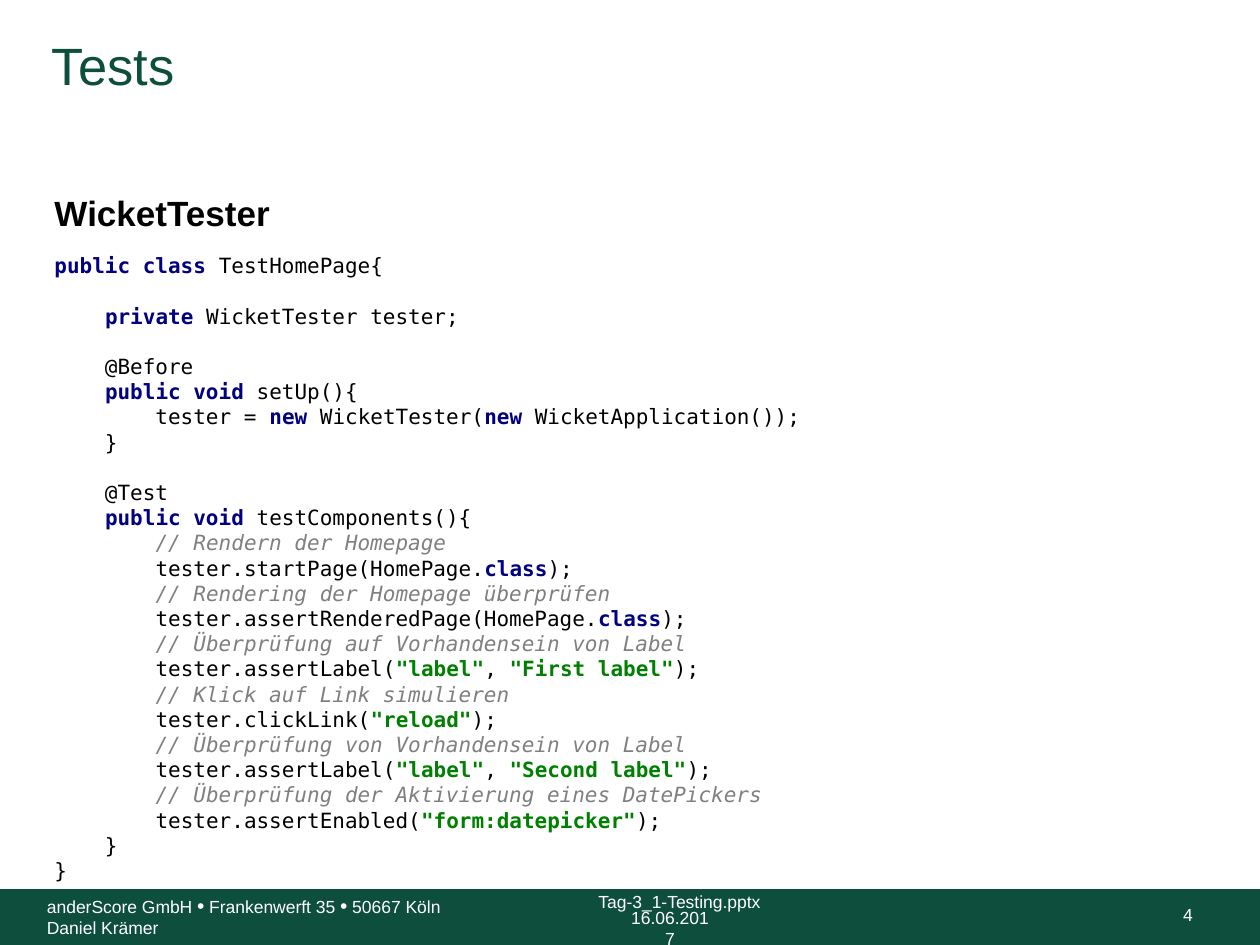
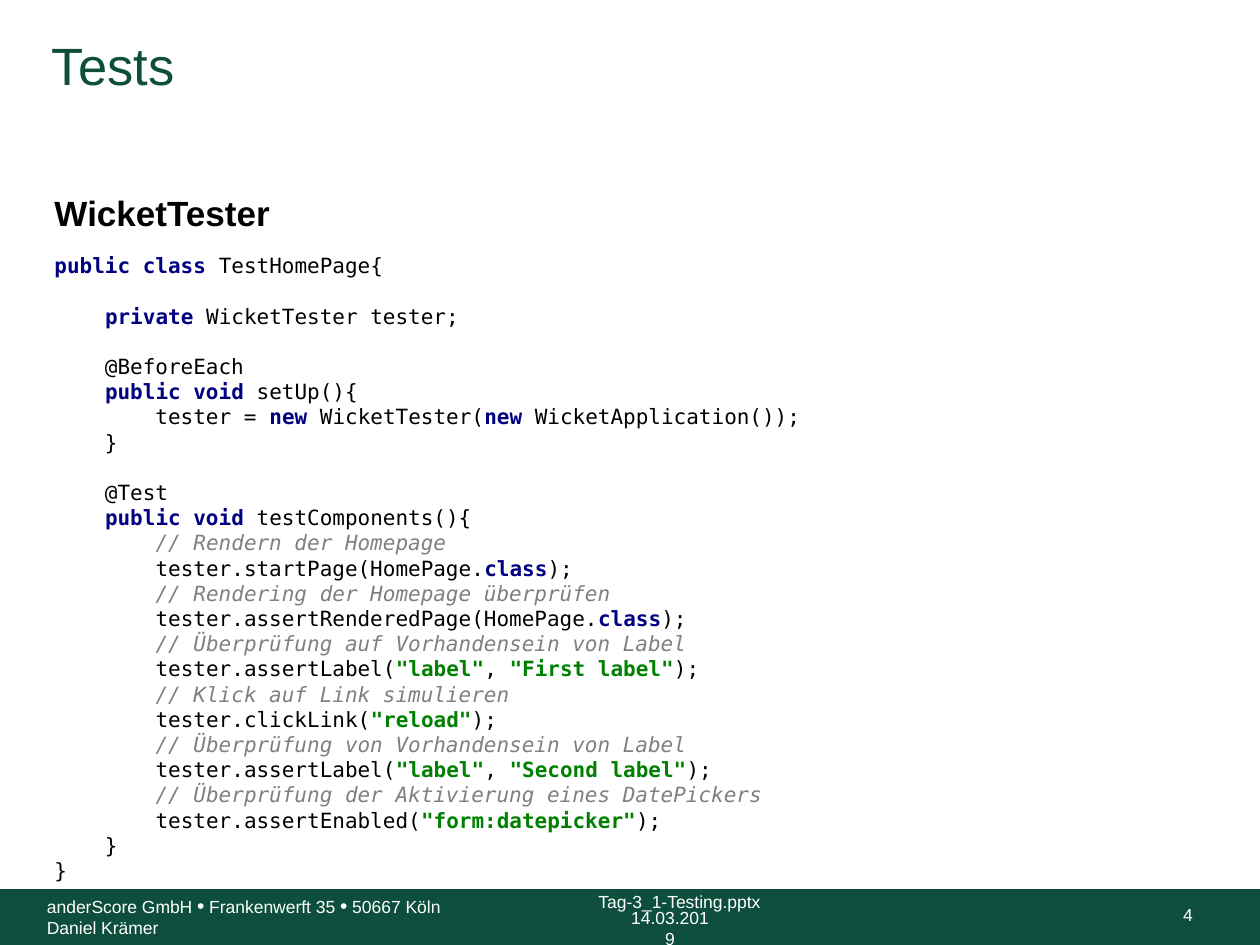
Before and after one commit to anderscore-gmbh/wicket-training, a slide deck: slide 4 of slides/Tag-3_1-Testing.pptx. Drawn at 1260x945 pixels with LibreOffice and Linux fonts; fonts in the diff are those of the drawing; background and template pictures are left out. Boxes give left, top, right and bottom in pixels: in the first picture for what was removed or moved away, otherwise in the second. Text is boxed around its words. In the diff, an @@ line names an element or a change of style, - is before the commit and + after.

```diff
--- a/slides/Tag-3_1-Testing.pptx
+++ b/slides/Tag-3_1-Testing.pptx
@@ text at <box>105,307,800,429</box>: text changed @@
-private WicketTester tester;
-@Before
-public void setUp(){
-tester = new WicketTester(new WicketApplication());
-}
+private WicketTester tester;
+@BeforeEach
+public void setUp(){
+tester = new WicketTester(new WicketApplication());
+}
@@ text at <box>631,911,709,924</box>: text changed @@
-16.06.2017
+14.03.2019
```
Also in this commit, not shown: 7 other slides changed, 1 slide added, 1 slide removed, 2 other files.
